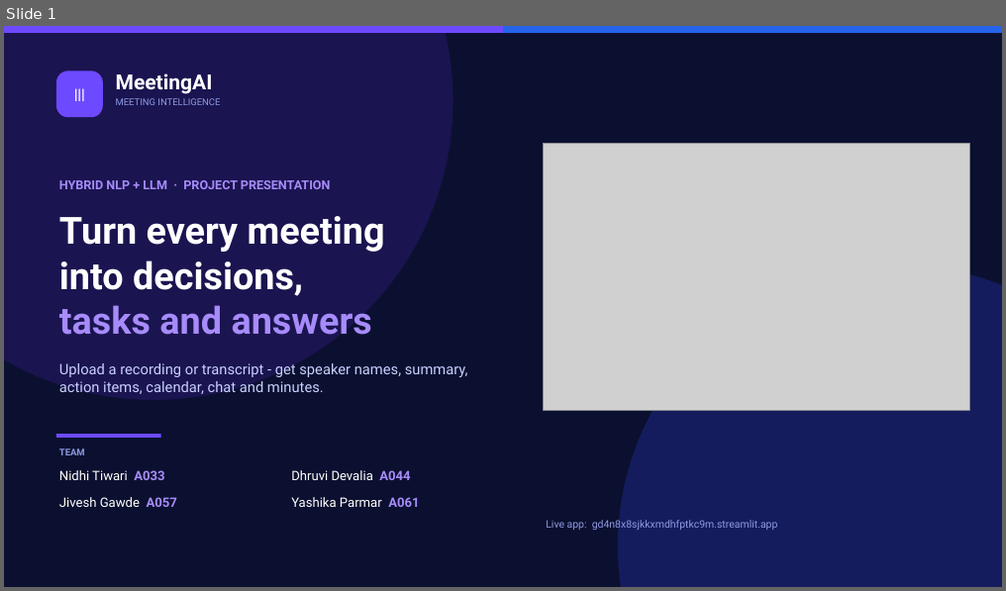
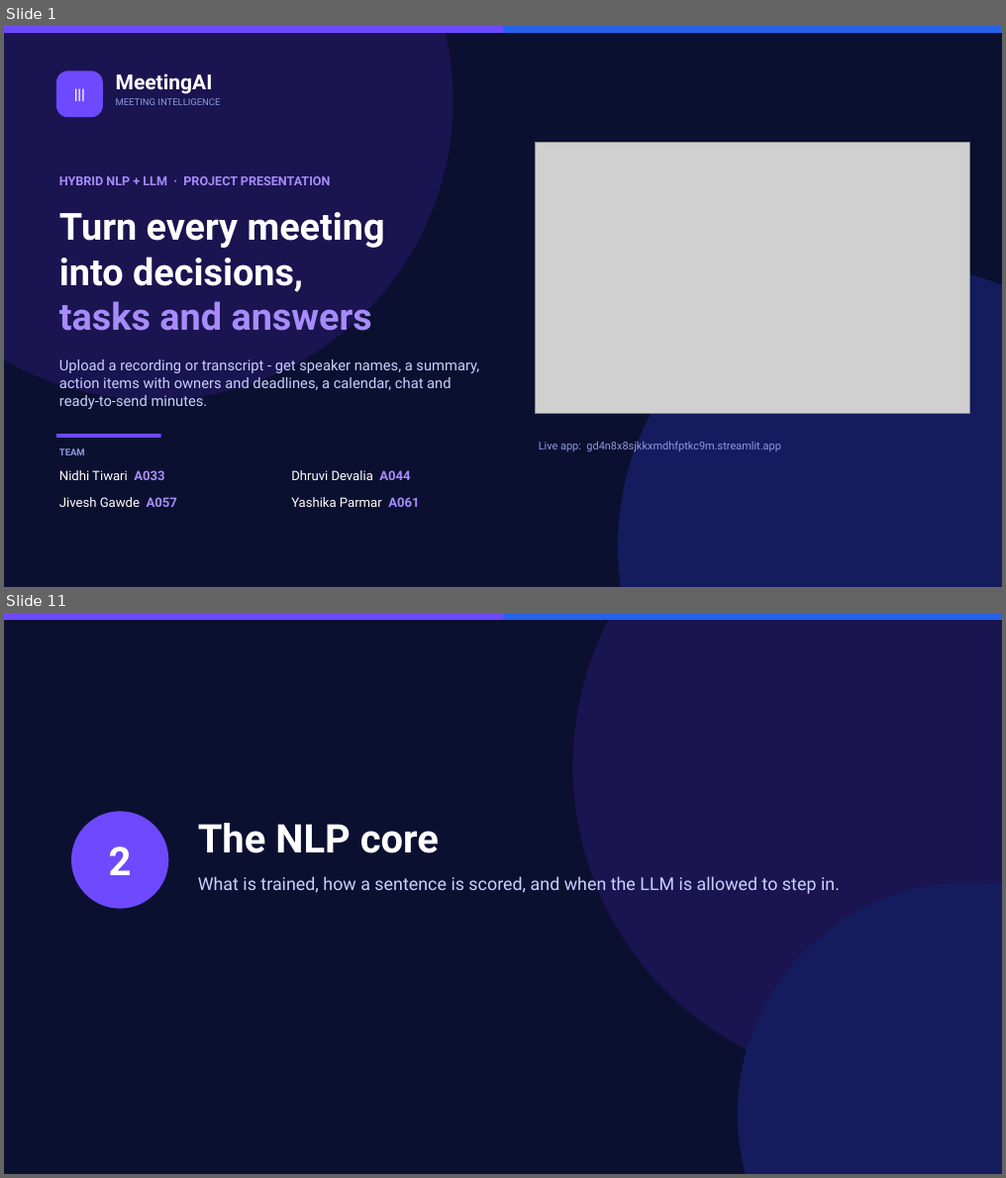
Before and after one commit to nidhitiwari23/Meeting-AI-, a slide deck: docs/MeetingAI_Presentation.pptx. Shown one above the other, each under a label of ours: slide 1 before the commit, slides 1 and 11 after it; the slides between them are not shown. The pictures are 1006x591 and 1006x1178 pixels, drawn with LibreOffice and Linux fonts; fonts in the diff are those of the drawing; grey boxes stand for pictures. Boxes give left, top, right and bottom in pixels: in the first picture for what was removed or moved away, otherwise in the second. Text is boxed around its words. In the diff, an @@ line names an element or a change of style, - is before the commit and + after.

```diff
--- a/docs/MeetingAI_Presentation.pptx
+++ b/docs/MeetingAI_Presentation.pptx
@@ slide 11 added at bbox=[4, 613, 1002, 1174], background #0B1030 @@
@@ rectangle added at bbox=[4, 613, 503, 620], fill #6D4AFF @@
@@ rectangle added at bbox=[503, 613, 1002, 620], fill #2563EB @@
@@ ellipse added at bbox=[573, 613, 1002, 1084], fill #1A1450 @@
@@ ellipse added at bbox=[71, 811, 168, 909], fill #6D4AFF @@
@@ text added at bbox=[109, 847, 132, 875], 38 pt, text #FFFFFF, bold @@
+2
@@ text added at bbox=[198, 823, 439, 854], 38 pt, text #FFFFFF, bold @@
+The NLP core
@@ text added at bbox=[198, 876, 840, 894], 17 pt, text #C9D0FF @@
+What is trained, how a sentence is scored, and when the LLM is allowed to step in.
@@ ellipse added at bbox=[738, 882, 1002, 1174], fill #141C5E @@
@@ slide 1 changed as well @@
@@ picture: place and size @@
-picture at bbox=[543, 144, 969, 410]
+picture at bbox=[536, 142, 969, 413]
@@ text "HYBRID NLP + LLM · ...": place and size @@
-text "HYBRID NLP + LLM · ..." at bbox=[59, 180, 331, 189]
+text "HYBRID NLP + LLM · ..." at bbox=[59, 176, 331, 185]
@@ text "Turn every meeting": place and size @@
-text "Turn every meeting" at bbox=[59, 216, 385, 335]
+text "Turn every meeting" at bbox=[59, 212, 385, 331]
@@ text at bbox=[59, 360, 479, 409]: text changed @@
-Upload a recording or transcript - get speaker names, summary, action items, calendar, chat and minutes.
+Upload a recording or transcript - get speaker names, a summary, action items with owners and deadlines, a calendar, chat and ready-to-send minutes.
@@ text "Live app: gd4n8x8sjkkxmdhfptkc9m.streamlit.app": place and size @@
-text "Live app: gd4n8x8sjkkxmdhfptkc9m.streamlit.app" at bbox=[546, 518, 778, 531]
+text "Live app: gd4n8x8sjkkxmdhfptkc9m.streamlit.app" at bbox=[539, 440, 781, 454]
@@ text "Live app: gd4n8x8sjkkxmdhfptkc9m.streamlit.app" at bbox=[539, 440, 781, 454]: size 10 to 10.5 pt @@
```
Also in this commit, not shown: 12 other slides changed, 31 other slides added, 14 slides removed, 1 other file.
